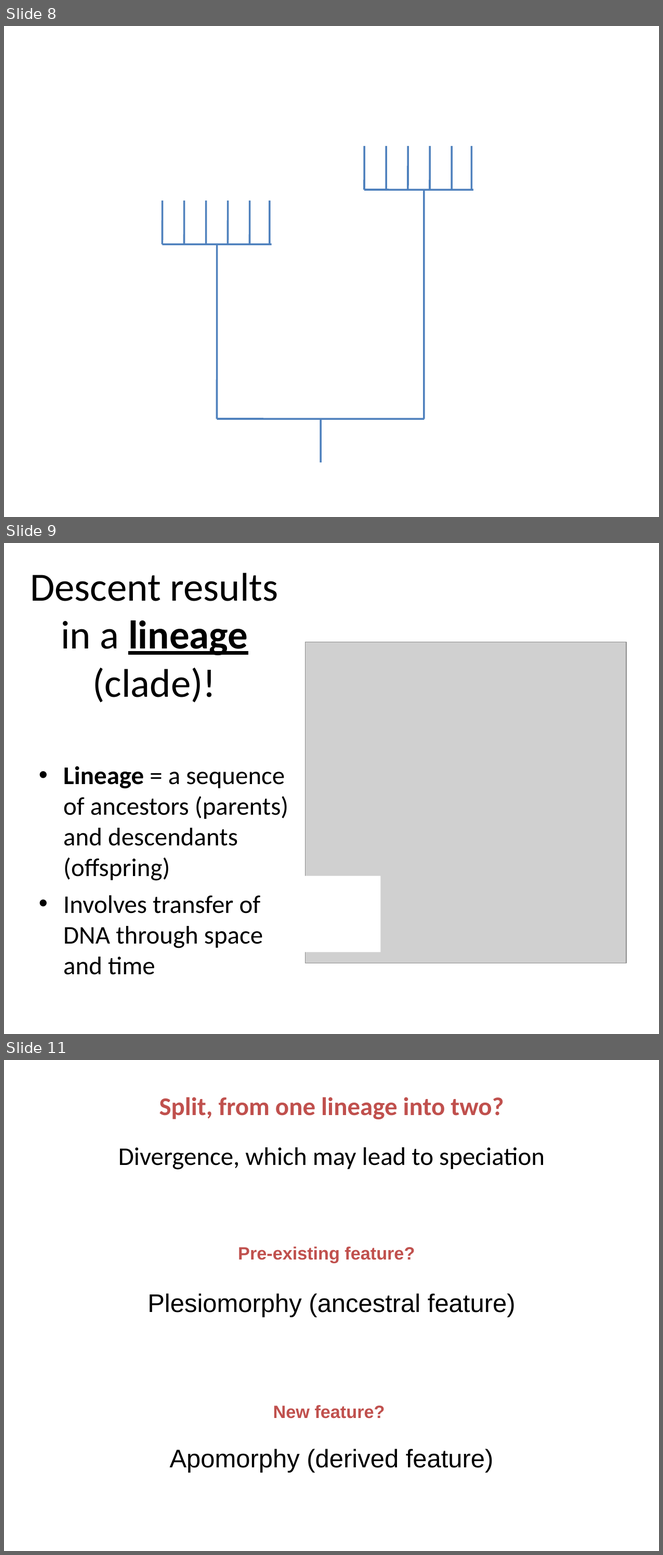
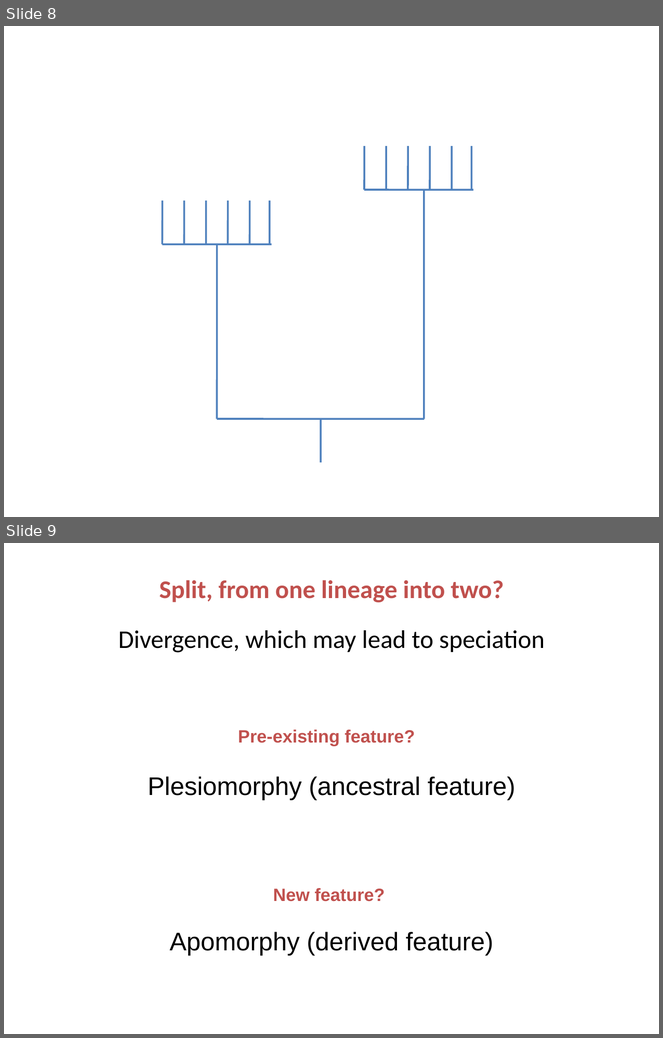
Before and after one commit to wf8/IB290, a slide deck: lecture_slides/Mtg01_intro.ppt. Shown one above the other, each under a label of ours: slides 8, 9 and 11 before the commit, slides 8 and 9 after it; the slides between them are not shown. The pictures are 663x1555 and 663x1038 pixels, drawn with LibreOffice and Linux fonts; fonts in the diff are those of the drawing; grey boxes stand for pictures. Boxes give left, top, right and bottom in pixels: in the first picture for what was removed or moved away, otherwise in the second. Text is boxed around its words. In the diff, an @@ line names an element or a change of style, - is before the commit and + after.

```diff
--- a/lecture_slides/Mtg01_intro.ppt
+++ b/lecture_slides/Mtg01_intro.ppt
@@ slide 9 removed at (x1=4, y1=543, x2=659, y2=1034), background #FFFFFF @@
@@ title removed at (x1=30, y1=573, x2=279, y2=703) @@
-Descent results in a lineage (clade)!
@@ picture removed at (x1=306, y1=642, x2=626, y2=963) @@
@@ text removed at (x1=63, y1=766, x2=288, y2=975) @@
-• Lineage = a sequence of ancestors (parents) and descendants (offspring)
-• Involves transfer of DNA through space and time
@@ rectangle removed at (x1=306, y1=876, x2=380, y2=953) @@
@@ what was slide 11 is now slide 9 @@
```
Also in this commit, not shown: 1 other slide removed, 1 other file.
